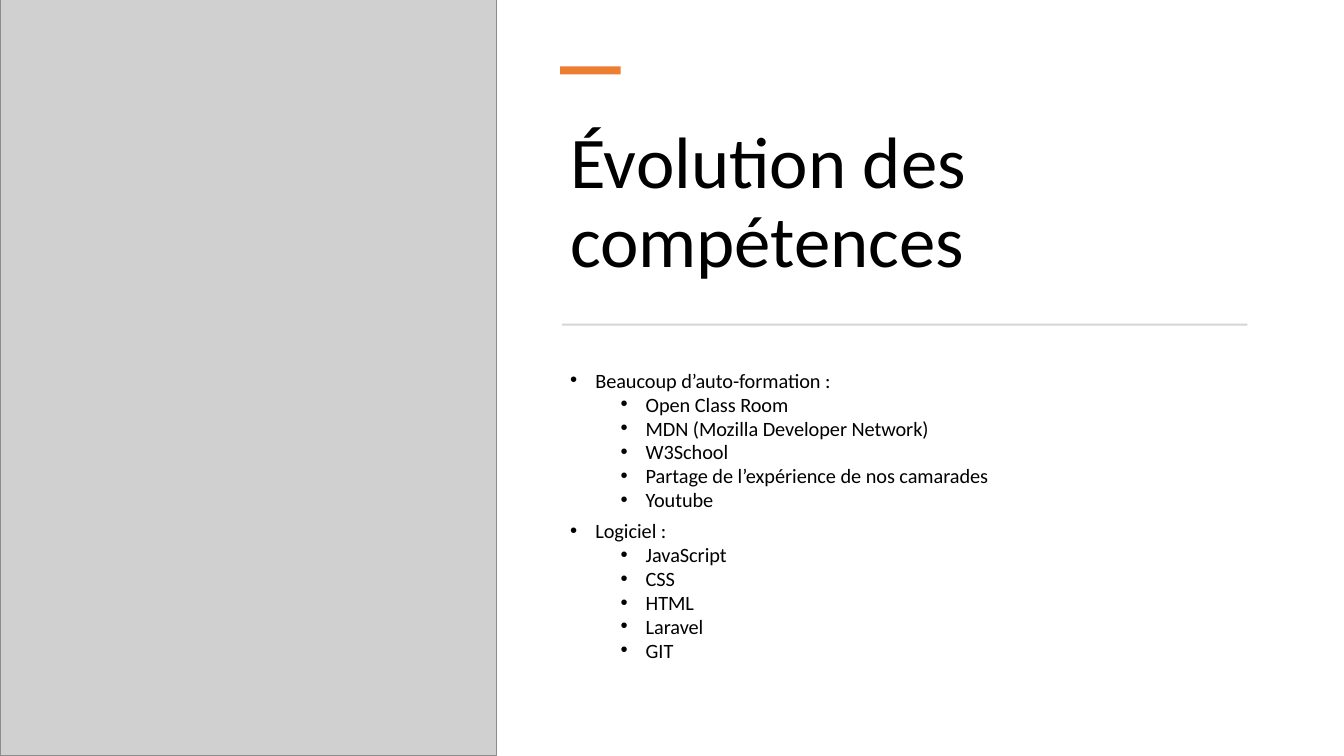
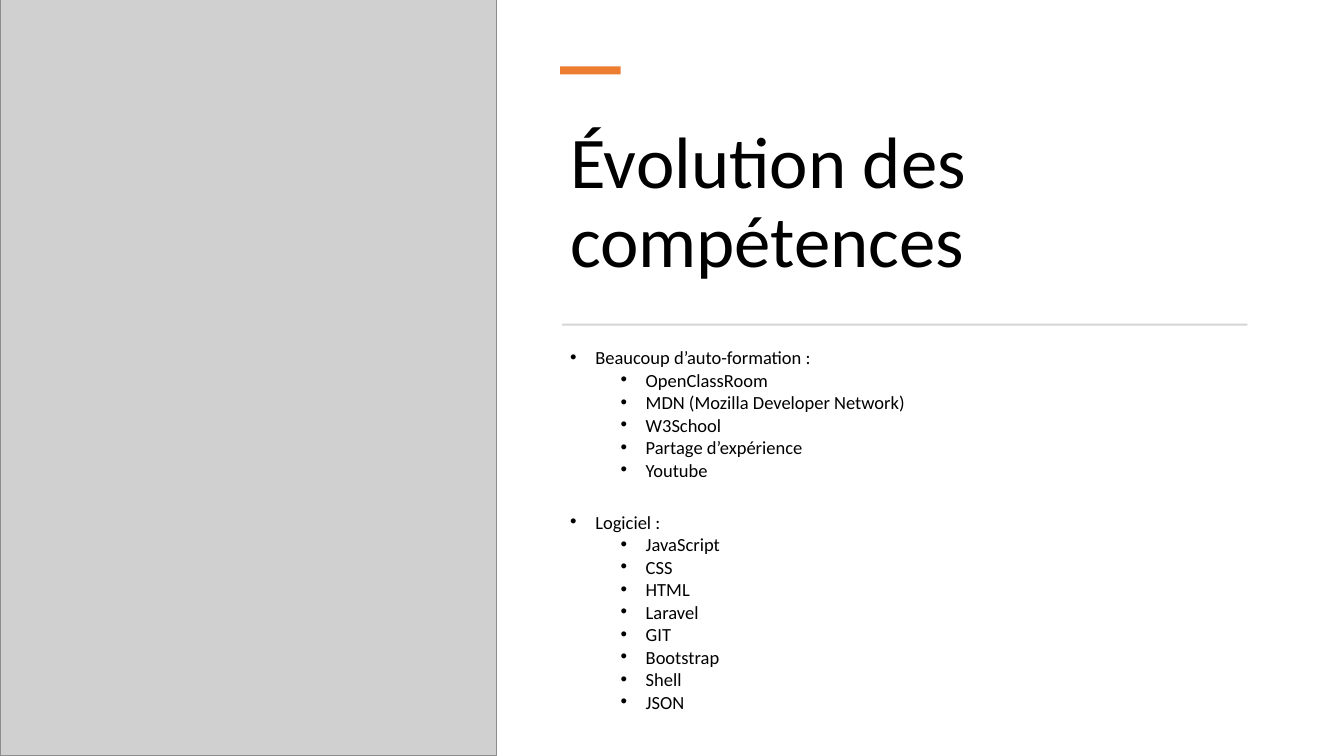
Before and after one commit to FlowNight/Techs_WEB, a slide deck: slide 14 of folder/Support_T_W.pptx. Drawn at 1344x756 pixels with LibreOffice and Linux fonts; fonts in the diff are those of the drawing; grey boxes stand for pictures. Boxes give left, top, right and bottom in pixels: in the first picture for what was removed or moved away, otherwise in the second. Text is boxed around its words. In the diff, an @@ line names an element or a change of style, - is before the commit and + after.

```diff
--- a/folder/Support_T_W.pptx
+++ b/folder/Support_T_W.pptx
@@ text "Beaucoup d’auto-formation :": place and size @@
-text "Beaucoup d’auto-formation :" at <box>595,373,988,658</box>
+text "Beaucoup d’auto-formation :" at <box>595,351,904,709</box>
@@ text at <box>595,351,904,641</box>: size 14.4 to 13.2 pt in "Beaucoup d’auto-formation :", "MDN (Mozilla Developer Network)", "W3School", "Youtube" and 6 more places @@
@@ text at <box>646,374,768,390</box>: text changed; size 14.4 to 13.2 pt @@
-  • Open Class Room
+  • OpenClassRoom
@@ text at <box>646,441,802,457</box>: text changed; size 14.4 to 13.2 pt @@
-  • Partage de l’expérience de nos camarades
+  • Partage d’expérience
@@ text at <box>646,652,720,709</box>: paragraphs added @@
+  • Bootstrap
+  • Shell
+  • JSON
```
Also in this commit, not shown: 9 other slides changed, 4 slides added, 3 slides removed, 5 other files.
